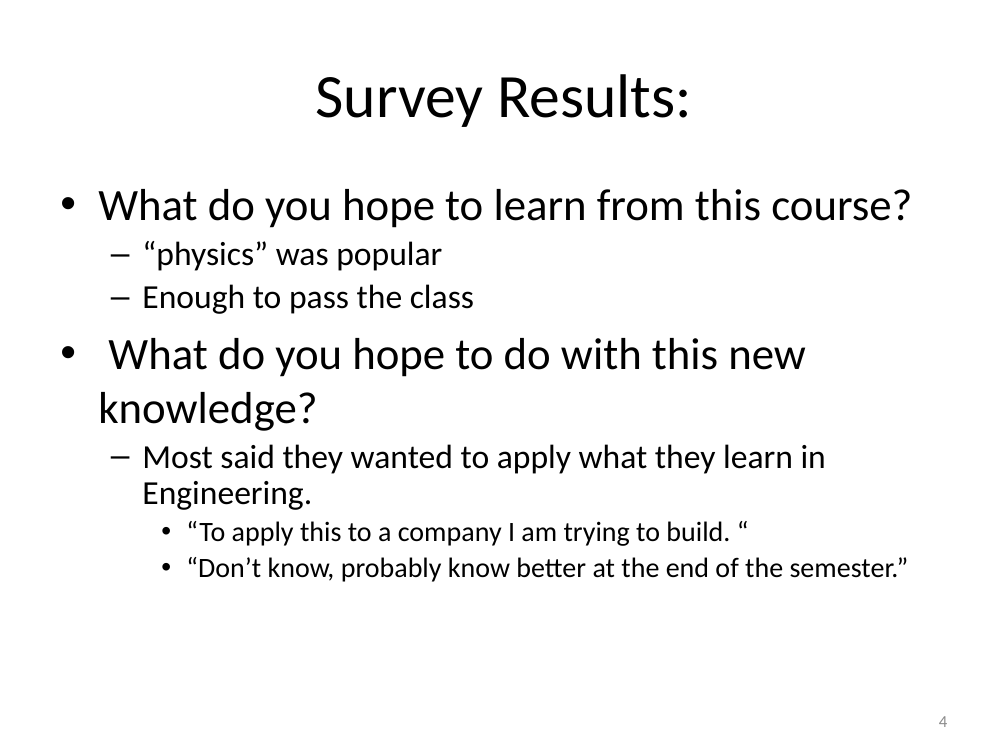
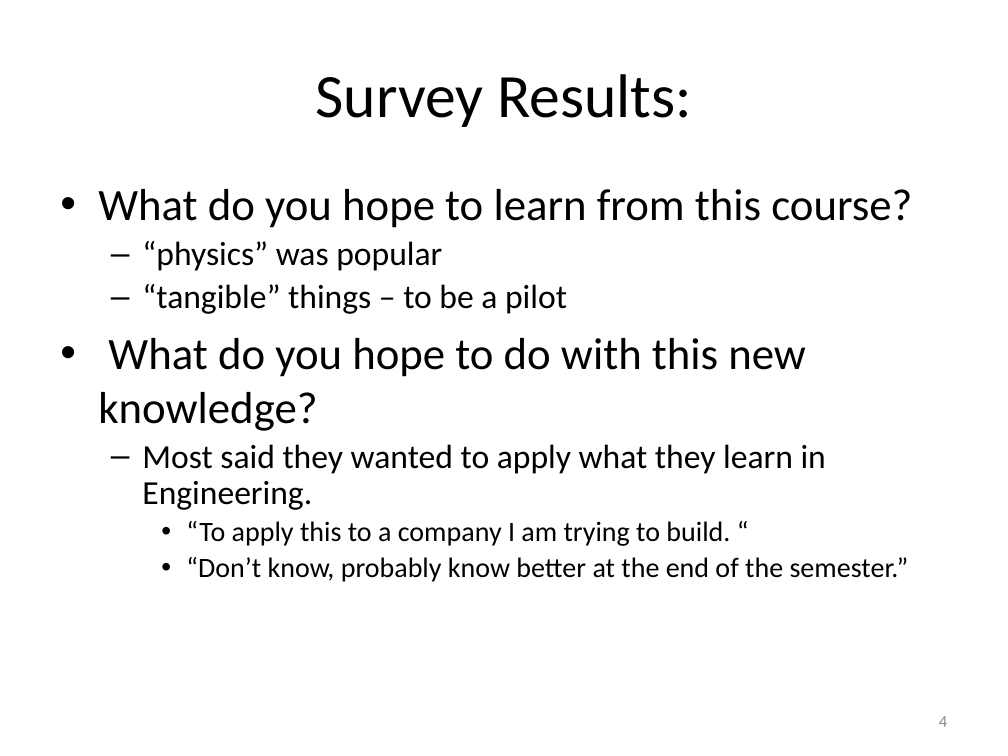
Before and after one commit to rtlines/PH223-Engineering-Physics, a slide deck: slide 4 of Slides/PH223_Lecture_01.pptx. Drawn at 1008x756 pixels with LibreOffice and Linux fonts; fonts in the diff are those of the drawing. Boxes give left, top, right and bottom in pixels: in the first picture for what was removed or moved away, otherwise in the second. Text is boxed around its words. In the diff, an @@ line names an element or a change of style, - is before the commit and + after.

```diff
--- a/Slides/PH223_Lecture_01.pptx
+++ b/Slides/PH223_Lecture_01.pptx
@@ text at box(142, 284, 567, 314): text changed @@
-  – Enough to pass the class
+  – “tangible” things – to be a pilot
```
Also in this commit, not shown: 6 other slides changed, 2 slides removed, 55 other files.
